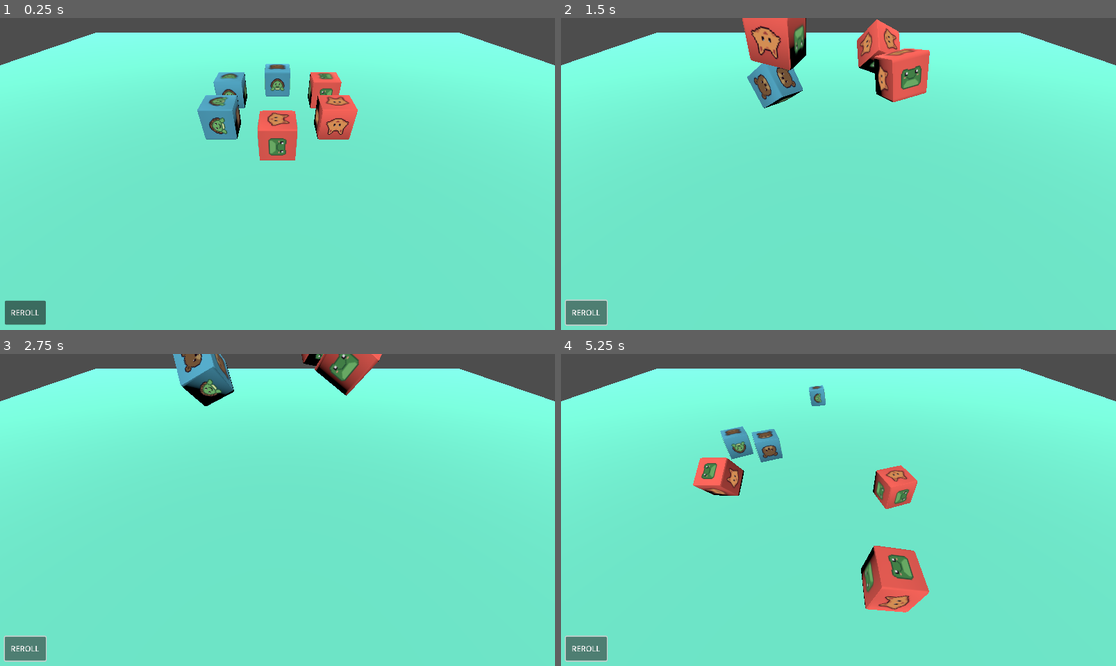
Above: before the commit, frames 1-4 (two rows, left to right).
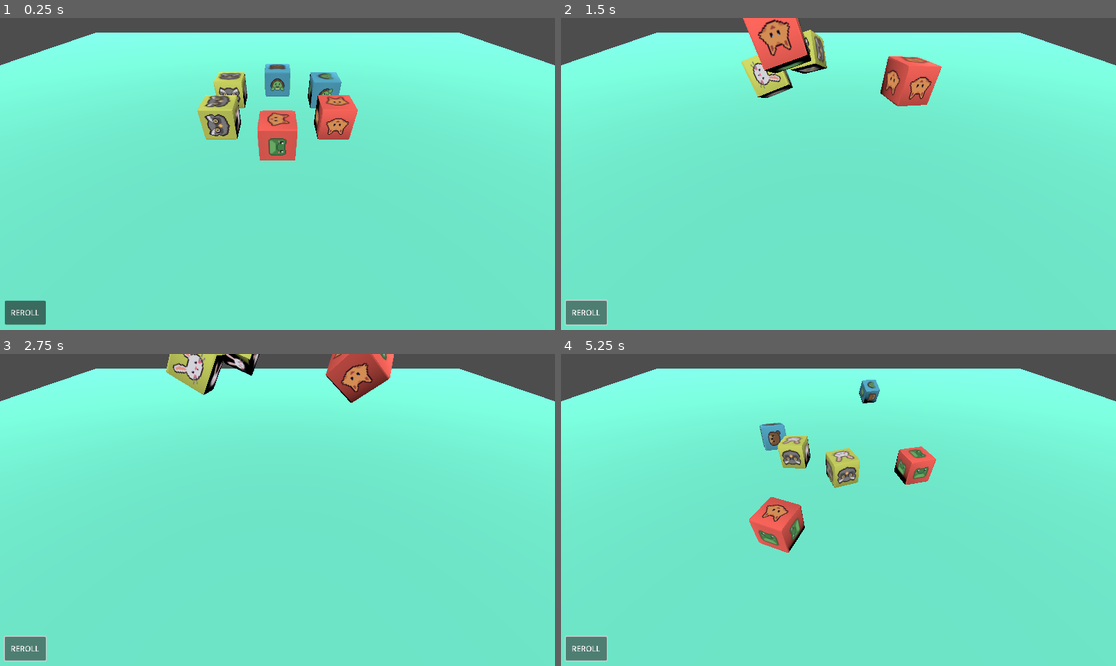
Above: after the commit, the same moments.

Repository: nsoilis/animal-dice
Game: Godot game, scene res://scenes/Main.tscn
The game is run twice, just before and just after one commit, with the same random seed, the same clock (stepped at 60 frames per second) and the same inputs.
Inputs:
- Up to frame 1 (0.25 s): no input
- Up to frame 2 (1.5 s): click "REROLL" at 0.5 s; click "REROLL" at 1.25 s
- Up to frame 3 (2.75 s): click "REROLL" at 2 s
- Up to frame 4 (5.25 s): no input

The runs differ from the first frame. In frame 1, 1.8% of the frame differs, in the area x 35-62%, y 17-39%; in frame 2, 5.3%; in frame 3, 3.2%; in frame 4, 8.0%, in the area x 23-68%, y 8-83%.

Commit message:
Dice now attempt to line up facing the same way, works most of the time

Diff:
--- a/new-game-project/main.gd
+++ b/new-game-project/main.gd
@@ -12,9 +12,9 @@
 @export var creature_scenes: Array[PackedScene] = []
 
 # === Dice Roll Counts ===
-@export var offense_count: int = 3
-@export var defense_count: int = 3
-@export var special_count: int = 0
+@export var offense_count: int = 2
+@export var defense_count: int = 2
+@export var special_count: int = 2
 
 # === Die Face Visuals ===
 @export var face_textures: Array[Texture2D] = []
@@ -22,7 +22,7 @@
 # === Internal State ===
 var dice: Array[RigidBody3D] = []
 var spawn_logs: Array[String] = []
-
+var _layout_tween = null
 var settled_count := 0
 var _should_print := false
 
@@ -36,6 +36,7 @@
 	$DiceSlots/DiceSlot5,
 	$DiceSlots/DiceSlot6,
 ]
+
 
 func _ready() -> void:
 	spawn_and_roll_dice()
@@ -75,6 +76,8 @@
 
 
 func _on_die_settled(face_idx: int, die: RigidBody3D) -> void:
+	die.set_meta("face_idx", face_idx)
+	die.set_meta("settled_rot", die.rotation_degrees)
 	# Extract creature name from resource path
 	var scene = die.creature_scenes[face_idx]
 	var animal = scene.resource_path.get_file()\
@@ -90,12 +93,48 @@
 		for line in spawn_logs:
 			print(line)
 		print("\n***************************************\n")
-
-		_layout_dice()      # ← teleport dice into your DiceSlots
-
+		_layout_dice()
 		_should_print = false
 		spawn_logs.clear()
 		settled_count = 0
+
+
+func _layout_dice() -> void:
+	const D := 0.5
+
+	if _layout_tween and _layout_tween.is_running():
+		_layout_tween.kill()
+
+	for i in range(dice.size()):
+		var die = dice[i]
+		die.sleeping = true
+
+		# get your face index
+		var face_idx = die.get_meta("face_idx")
+
+		# decide your yaw via match
+		var target_yaw: float
+		match face_idx:
+			1: target_yaw = 0
+			2: target_yaw = 0
+			3: target_yaw = 270
+			4: target_yaw =  90
+			5: target_yaw = 180
+			6: target_yaw = 180
+			_: target_yaw = 0
+
+		# compute slide target
+		var world_slot = dice_slots[i].global_transform.origin
+		var local_slot = $DiceContainer.to_local(world_slot)
+
+		# now tween in parallel: yaw and roll zero, plus slide
+		var tw = create_tween()
+		tw.parallel()
+		tw.tween_property(die, "rotation_degrees:y", target_yaw, D)\
+			.set_trans(Tween.TRANS_SINE).set_ease(Tween.EASE_IN_OUT)
+
+		tw.tween_property(die, "position",          local_slot, D)\
+			.set_trans(Tween.TRANS_SINE).set_ease(Tween.EASE_IN_OUT)
 
 
 func _on_button_pressed() -> void:
@@ -125,25 +164,16 @@
 func rotation_for_face(face: int) -> Vector3:
 	match face:
 		1: return Vector3(  0,   0,   0)
-		6: return Vector3(180,   0,   0)
 		2: return Vector3( 90,   0,   0)
-		5: return Vector3(-90,   0,   0)
 		3: return Vector3(  0,   0,  90)
 		4: return Vector3(  0,   0, -90)
+		5: return Vector3(-90,   0,   0)
+		6: return Vector3(180,   0,   0)
 		_: return Vector3.ZERO
 
-func _layout_dice() -> void:
-	for i in range(dice.size()):
-		var die = dice[i]
-		# freeze physics so it stays put
-		die.sleeping = true
 
-		# compute the slot in local coords
-		var world_slot = dice_slots[i].global_transform.origin
-		var local_slot = $DiceContainer.to_local(world_slot)
-
-		# tween from current to target over 0.5s
-		var tw = create_tween()
-		tw.tween_property(die, "position", local_slot, 0.5)\
-		  .set_trans(Tween.TRANS_SINE)\
-		  .set_ease(Tween.EASE_IN_OUT)
+func _align_die_yaw(die: RigidBody3D) -> void:
+	# preserve the pitch/roll set by _settle(), but force yaw to zero
+	var r = die.rotation_degrees
+	r.y = 0
+	die.rotation_degrees = r
--- a/new-game-project/scenes/Main.tscn
+++ b/new-game-project/scenes/Main.tscn
@@ -17,6 +17,9 @@
 offense_die_scene = ExtResource("2_qjyl2")
 defense_die_scene = ExtResource("3_h5xj6")
 special_die_scene = ExtResource("4_jfk4m")
+
+[node name="FaceLookAtTarget" type="Node3D" parent="."]
+transform = Transform3D(1, 0, 0, 0, 1, 0, 0, 0, 1, 0, 0, 40.8498)
 
 [node name="Camera3D" type="Camera3D" parent="."]
 transform = Transform3D(1, 0, 0, 0, 0.707107, 0.707107, 0, -0.707107, 0.707107, 0, 4.92109, 6.68946)
--- a/new-game-project/scenes/die_d.tscn
+++ b/new-game-project/scenes/die_d.tscn
@@ -6,6 +6,8 @@
 [ext_resource type="Texture2D" uid="uid://dicuoicbgg76q" path="res://images/bearFace.png" id="3_wsxta"]
 [ext_resource type="PackedScene" uid="uid://dynnffgwtqb7x" path="res://scenes/creature_turtle.tscn" id="4_nhuj8"]
 [ext_resource type="PackedScene" uid="uid://kdf5b8iv2l55" path="res://scenes/creature_bear.tscn" id="5_buwsb"]
+
+[sub_resource type="BoxShape3D" id="BoxShape3D_b6nqq"]
 
 [node name="Defensive" instance=ExtResource("1_i1v1o")]
 face_textures = Array[Texture2D]([null, ExtResource("2_tcn7j"), ExtResource("2_tcn7j"), ExtResource("2_tcn7j"), ExtResource("3_wsxta"), ExtResource("3_wsxta"), ExtResource("3_wsxta")])
@@ -36,3 +38,7 @@
 
 [node name="Target6" parent="." index="13"]
 transform = Transform3D(1, 0, 0, 0, 1, 0, 0, 0, 1, 0, -0.723884, -0.0275651)
+
+[node name="OuterShape" type="CollisionShape3D" parent="." index="14"]
+transform = Transform3D(1.1, 0, 0, 0, 1.1, 0, 0, 0, 1.1, 0, 0, 0)
+shape = SubResource("BoxShape3D_b6nqq")
--- a/new-game-project/scenes/die_o.tscn
+++ b/new-game-project/scenes/die_o.tscn
@@ -6,6 +6,8 @@
 [ext_resource type="Texture2D" uid="uid://bk0t6ppahdj4" path="res://images/catFace.png" id="3_5bajh"]
 [ext_resource type="PackedScene" uid="uid://02y76fm3orb3" path="res://scenes/creature_frog.tscn" id="4_cc07r"]
 [ext_resource type="PackedScene" uid="uid://cnxnk6h6ctudv" path="res://scenes/creature_cat.tscn" id="5_nurbj"]
+
+[sub_resource type="BoxShape3D" id="BoxShape3D_74qr6"]
 
 [node name="Offensive" instance=ExtResource("1_5oa3c")]
 face_textures = Array[Texture2D]([null, ExtResource("2_8yiuj"), ExtResource("2_8yiuj"), ExtResource("2_8yiuj"), ExtResource("3_5bajh"), ExtResource("3_5bajh"), ExtResource("3_5bajh")])
@@ -36,3 +38,7 @@
 
 [node name="Target6" parent="." index="13"]
 transform = Transform3D(1, 0, 0, 0, 1, 0, 0, 0, 1, 0, -0.71241, -0.0959862)
+
+[node name="OuterShape" type="CollisionShape3D" parent="." index="14"]
+transform = Transform3D(1.1, 0, 0, 0, 1.1, 0, 0, 0, 1.1, 0, 0, 0)
+shape = SubResource("BoxShape3D_74qr6")
--- a/new-game-project/scenes/die_s.tscn
+++ b/new-game-project/scenes/die_s.tscn
@@ -6,6 +6,8 @@
 [ext_resource type="Texture2D" uid="uid://ctluvaj1e582" path="res://images/rabbitFace.png" id="3_74drg"]
 [ext_resource type="PackedScene" uid="uid://cc5cymsfake1d" path="res://scenes/creature_owl.tscn" id="4_nltps"]
 [ext_resource type="PackedScene" uid="uid://by0ceh3tg3lt7" path="res://scenes/creature_rabbit.tscn" id="5_66jgs"]
+
+[sub_resource type="BoxShape3D" id="BoxShape3D_gdktk"]
 
 [node name="Special" instance=ExtResource("1_ggo66")]
 face_textures = Array[Texture2D]([null, ExtResource("2_ys8e3"), ExtResource("2_ys8e3"), ExtResource("2_ys8e3"), ExtResource("3_74drg"), ExtResource("3_74drg"), ExtResource("3_74drg")])
@@ -36,3 +38,7 @@
 
 [node name="Target6" parent="." index="13"]
 transform = Transform3D(1, 0, 0, 0, 1, 0, 0, 0, 1, 0, -0.783023, -0.00752318)
+
+[node name="OuterShape" type="CollisionShape3D" parent="." index="14"]
+transform = Transform3D(1.1, 0, 0, 0, 1.1, 0, 0, 0, 1.1, 0, 0, 0)
+shape = SubResource("BoxShape3D_gdktk")
Not shown: 1 places in new-game-project/scenes/die_d.tscn that only renumber resources
Not shown: 1 places in new-game-project/scenes/die_o.tscn that only renumber resources
Not shown: 1 places in new-game-project/scenes/die_s.tscn that only renumber resources
